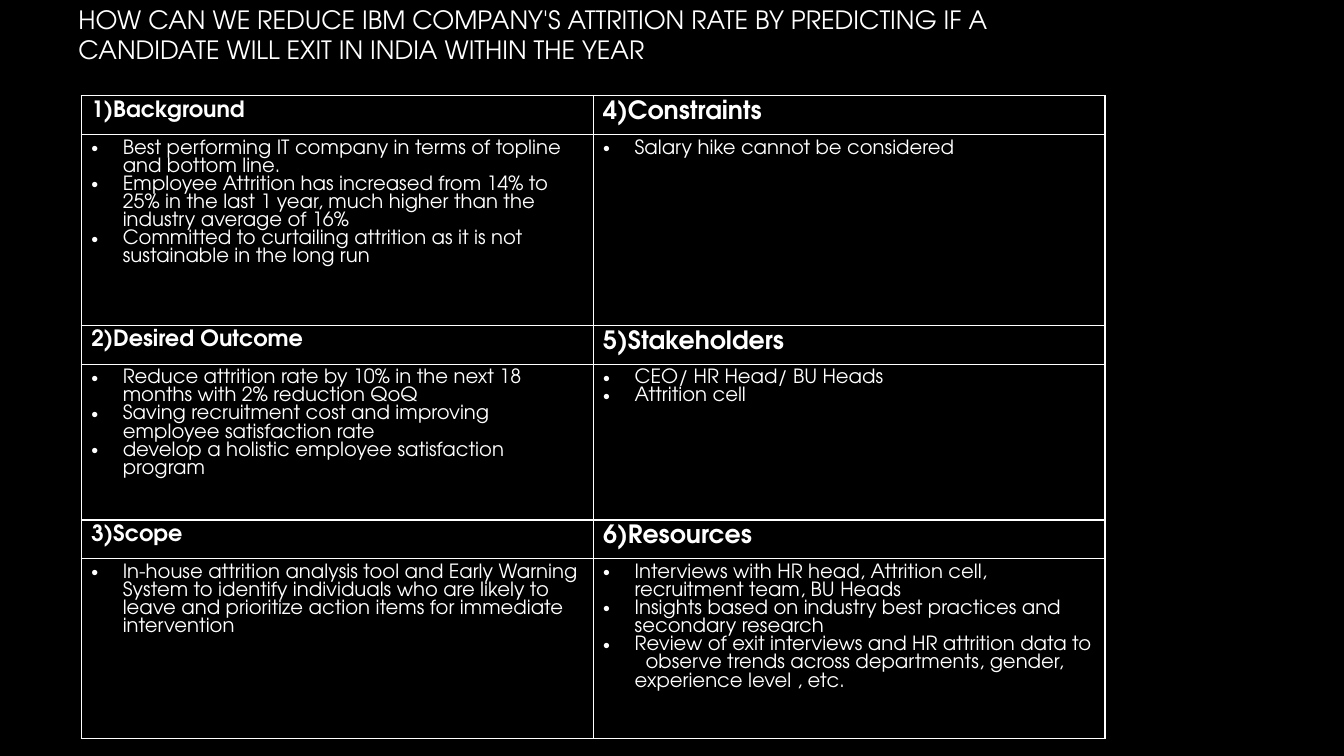
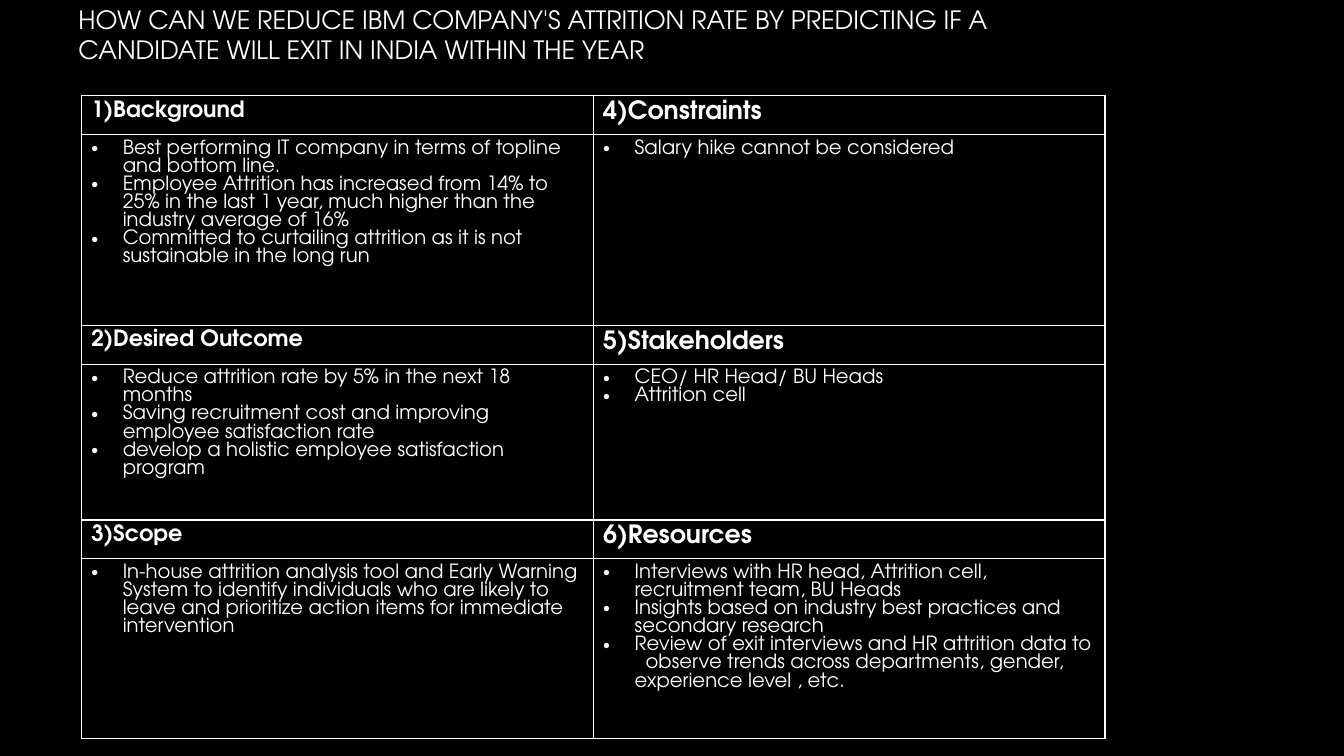
Before and after one commit to mmd52/HR_Employee_Attrition, a slide deck: slide 4 of Attrition Management.pptx (slide 6 before the commit). Drawn at 1344x756 pixels with LibreOffice and Linux fonts; fonts in the diff are those of the drawing; background and template pictures are left out. Boxes give left, top, right and bottom in pixels: in the first picture for what was removed or moved away, otherwise in the second. Text is boxed around its words. In the diff, an @@ line names an element or a change of style, - is before the commit and + after.

```diff
--- a/Attrition Management.pptx
+++ b/Attrition Management.pptx
@@ table at box(82, 96, 1106, 750) @@
-row 4, column 1: Reduce attrition rate by 10% in the next 18 months with 2% reduction QoQ / Saving recruitment cost and improving employee satisfaction rate / develop a holistic employee satisfaction program
+row 4, column 1: Reduce attrition rate by 5% in the next 18 months / Saving recruitment cost and improving employee satisfaction rate / develop a holistic employee satisfaction program
```
Also in this commit, not shown: 1 other slide changed, 28 slides added, 3 slides removed, 8 other files.
